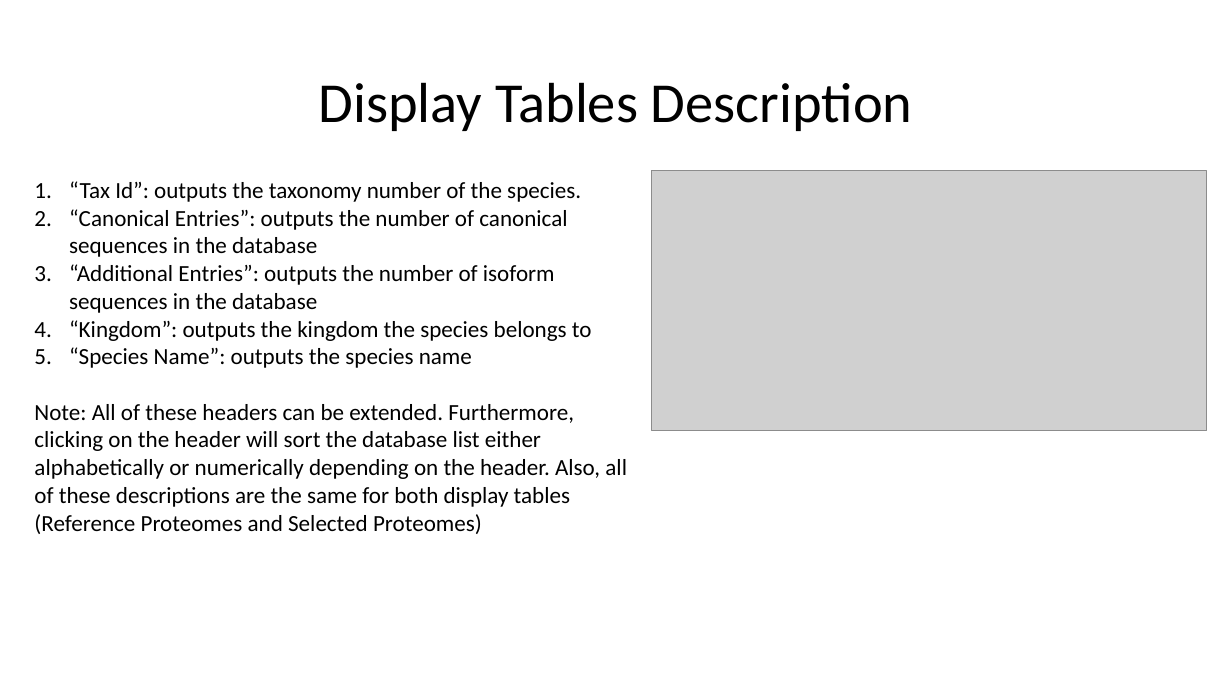
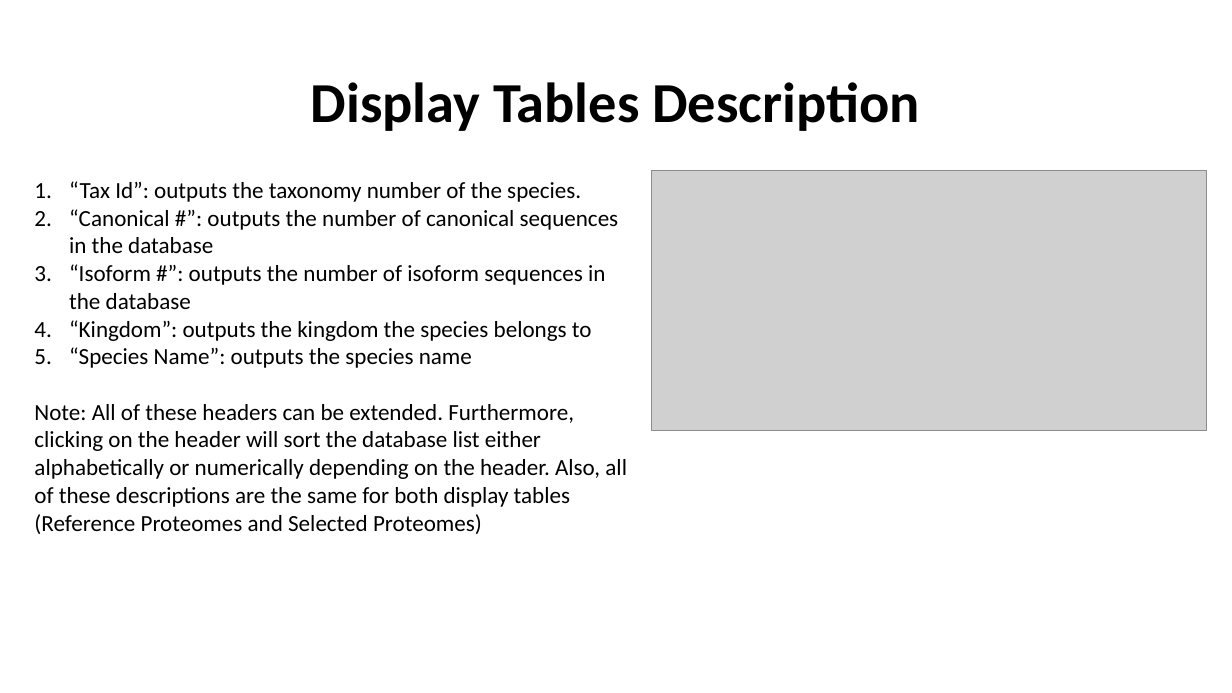
Before and after one commit to lily-liang12/Reference_Proteome_Manager, a slide deck: slide 10 of Reference_Proteome_Manager_UniProt/User_Guide_UniProt.pptx (slide 5 before the commit). Drawn at 1232x693 pixels with LibreOffice and Linux fonts; fonts in the diff are those of the drawing; grey boxes stand for pictures. Boxes give left, top, right and bottom in pixels: in the first picture for what was removed or moved away, otherwise in the second. Text is boxed around its words. In the diff, an @@ line names an element or a change of style, - is before the commit and + after.

```diff
--- a/Reference_Proteome_Manager_UniProt/User_Guide_UniProt.pptx
+++ b/Reference_Proteome_Manager_UniProt/User_Guide_UniProt.pptx
@@ title "Display Tables Description" at (311,82,920,131): bold on @@
@@ text at (69,209,619,309): text changed @@
-2. “Canonical Entries”: outputs the number of canonical sequences in the database
-3. “Additional Entries”: outputs the number of isoform sequences in the database
+2. “Canonical #”: outputs the number of canonical sequences in the database
+3. “Isoform #”: outputs the number of isoform sequences in the database
```
Also in this commit, not shown: 7 other slides changed, 5 slides added, 2 other files.
